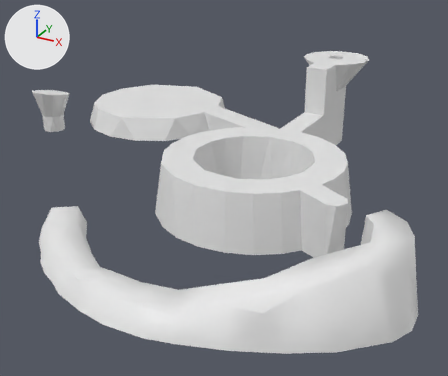
Before and after pictures for a commit that changed the Blender file GodotProject/VisualAssets/Blender/Level3.blend.
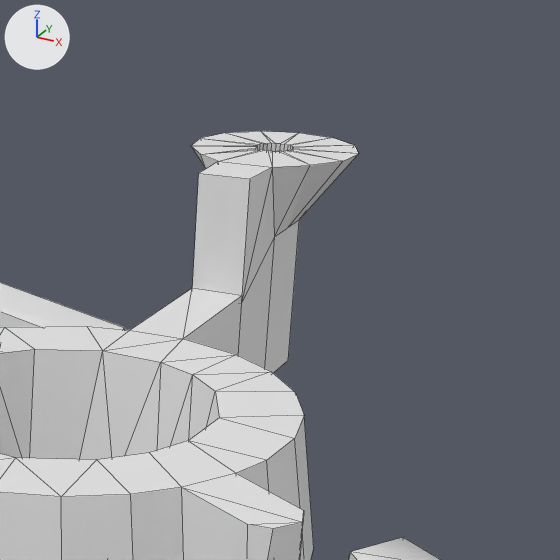
Each version appears first whole from a 50 mm lens placed at (2.76, -5.68, 2.99), pointed at (-0.53, 0.28, 0.01), and next in a close-up on the part from 51% to 100% of the width and 0% to 58% of the height. The axes (+X, +Y, +Z) are drawn at upper left. The lights are the same throughout. The close-ups show mesh edges as thin lines.

In view in the first close-up: 'Donut', 'ExitPlatform', 'Platform1', 'RockyUpCurve'.
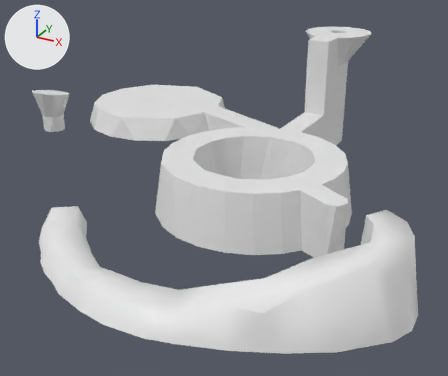
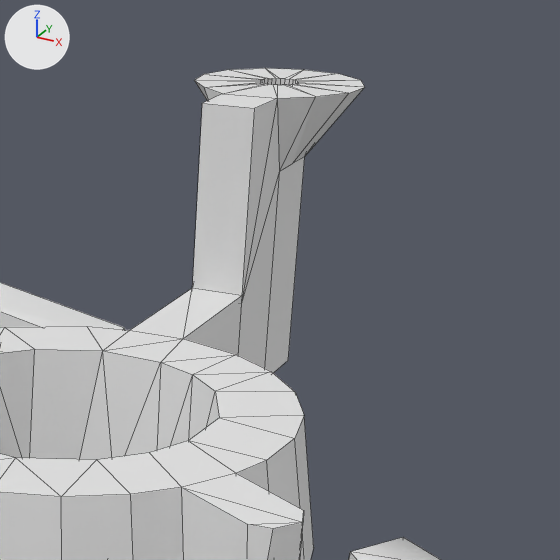
Pixel boxes (x1, y1, x2, y2) of what changed, in the close-ups (560 x 560 px):
'ExitPlatform', reshaped (26% taller): before (191, 131, 359, 373); after (192, 68, 365, 373)

What changed in the scene script:
```text
Change me_beziercircle_001:
    where me_beziercircle_001.from_pydata(...)  # 82 vertices, 76 faces; spans x -0.442..0.44, y 1.782..2.97, z 0.0..1.209
    used by ob_exitplatform; location = (0.0, 0.0, 0.0)
    me_beziercircle_001 part 1: all 48 vertices in x -0.442..0.44, y 1.782..2.97, z 0.809..1.209 are moved by (0.0, 0.0, 0.346)
```
